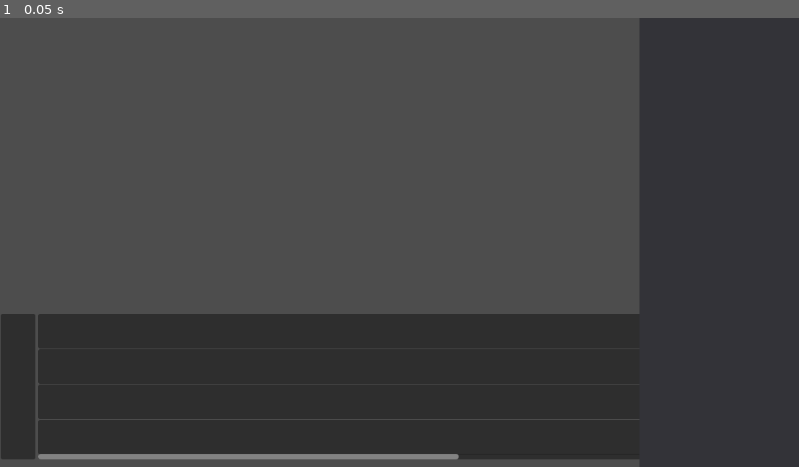
Above: before the commit, frame 1.
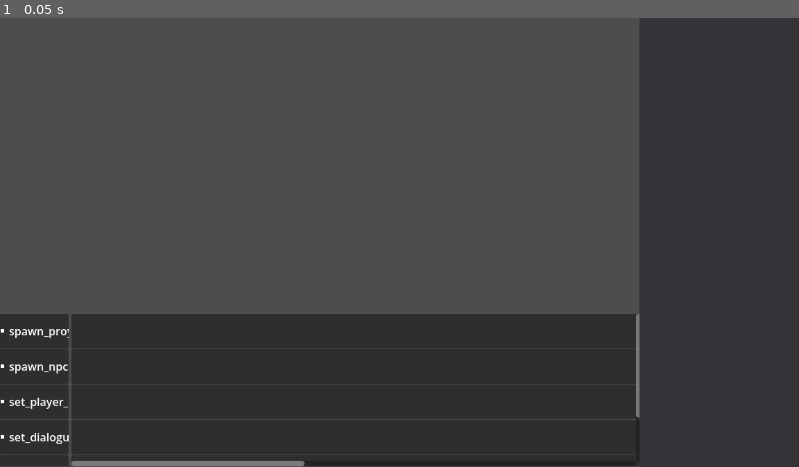
Above: after the commit, the same moment.

Repository: Greyber/Undertale-Like-Fight-Editor
Game: Godot game, scene res://scenes/editor_scenes/editor.tscn
The game is run twice, just before and just after one commit, with the same random seed, the same clock (stepped at 60 frames per second) and the same inputs. This scene is started directly instead of the project's main scene.
Inputs:
- Up to frame 1 (0.05 s): no input

The runs differ from the first frame. In frame 1, 2.3% of the frame differs, in the area x 0-81%, y 65-100%.

Commit message:
timeline and sidebar improved

Diff:
--- a/scenes/editor_scenes/editor.tscn
+++ b/scenes/editor_scenes/editor.tscn
@@ -24,6 +24,7 @@
 anchors_preset = 15
 anchor_right = 1.0
 anchor_bottom = 1.0
+offset_right = -0.39996338
 grow_horizontal = 2
 grow_vertical = 2
 color = Color(0.19934958, 0.19933736, 0.22148514, 1)
@@ -39,5 +40,5 @@
 layout_mode = 0
 offset_left = 1.0
 offset_top = 427.0
-offset_right = 1153.0
+offset_right = 923.0
 offset_bottom = 647.0
--- a/scenes/editor_scenes/event.tscn
+++ b/scenes/editor_scenes/event.tscn
@@ -7,3 +7,13 @@
 offset_right = 40.0
 offset_bottom = 40.0
 script = ExtResource("1_jc53j")
+
+[node name="Label" type="Label" parent="." unique_id=791540850]
+layout_mode = 1
+anchors_preset = 15
+anchor_right = 1.0
+anchor_bottom = 1.0
+grow_horizontal = 2
+grow_vertical = 2
+horizontal_alignment = 1
+vertical_alignment = 1
--- a/scenes/editor_scenes/text_input_field.tscn
+++ b/scenes/editor_scenes/text_input_field.tscn
@@ -26,7 +26,7 @@
 
 [node name="Label" type="Label" parent="VBoxContainer" unique_id=784837661]
 layout_mode = 2
-text = "Npc name"
+text = "Npc name:"
 
 [node name="LineEdit" type="LineEdit" parent="VBoxContainer" unique_id=310444276]
 layout_mode = 2
--- /dev/null
+++ b/scenes/editor_scenes/time_input_field.tscn
@@ -0,0 +1,39 @@
+[gd_scene format=3 uid="uid://dkhyix2m837c1"]
+
+[ext_resource type="Script" uid="uid://hw1c3wn4gwgu" path="res://scripts/editor_scripts/time_input_field.gd" id="1_70dh5"]
+
+[node name="TimeInputField" type="Control" unique_id=1341594398]
+z_index = 3
+custom_minimum_size = Vector2(0, 80)
+layout_mode = 3
+anchors_preset = 15
+anchor_right = 1.0
+anchor_bottom = 1.0
+offset_bottom = -568.0
+grow_horizontal = 2
+grow_vertical = 2
+script = ExtResource("1_70dh5")
+
+[node name="Panel" type="Panel" parent="." unique_id=513641302]
+layout_mode = 1
+anchors_preset = 15
+anchor_right = 1.0
+anchor_bottom = 1.0
+grow_horizontal = 2
+grow_vertical = 2
+
+[node name="VBoxContainer" type="VBoxContainer" parent="." unique_id=1535729203]
+layout_mode = 0
+offset_right = 105.0
+offset_bottom = 58.0
+
+[node name="Label" type="Label" parent="VBoxContainer" unique_id=1356383367]
+layout_mode = 2
+text = "Time:"
+
+[node name="SpinBox" type="SpinBox" parent="VBoxContainer" unique_id=1495209785]
+layout_mode = 2
+max_value = 1000.0
+step = 0.1
+
+[connection signal="value_changed" from="VBoxContainer/SpinBox" to="." method="_on_spin_box_value_changed"]
--- a/scenes/editor_scenes/time_line.tscn
+++ b/scenes/editor_scenes/time_line.tscn
@@ -3,24 +3,41 @@
 [ext_resource type="Script" uid="uid://cihvvk3iv6g3f" path="res://scripts/editor_scripts/time_line.gd" id="1_rd057"]
 
 [node name="TimeLine" type="Control" unique_id=558596005]
-custom_minimum_size = Vector2(1152, 220)
+custom_minimum_size = Vector2(922, 220)
 layout_mode = 3
 anchors_preset = 0
-offset_right = 1152.0
-offset_bottom = 40.0
+offset_right = 922.0
+offset_bottom = 220.0
 script = ExtResource("1_rd057")
 
 [node name="HBoxContainer" type="HBoxContainer" parent="." unique_id=249793460]
-custom_maximum_size = Vector2(1152, -1)
-layout_mode = 0
-offset_right = 1152.0
-offset_bottom = 210.0
+layout_mode = 1
+anchors_preset = 15
+anchor_right = 1.0
+anchor_bottom = 1.0
+offset_left = -2.0
+offset_right = 278.0
+grow_horizontal = 2
+grow_vertical = 2
 
-[node name="Control" type="Control" parent="HBoxContainer" unique_id=321599676]
-custom_minimum_size = Vector2(50, 200)
+[node name="SideBar" type="ScrollContainer" parent="HBoxContainer" unique_id=279927684]
+custom_minimum_size = Vector2(100, 0)
+layout_mode = 2
+horizontal_scroll_mode = 3
+vertical_scroll_mode = 3
+
+[node name="VBoxContainer" type="VBoxContainer" parent="HBoxContainer/SideBar" unique_id=1502835201]
+layout_mode = 2
+size_flags_horizontal = 3
+size_flags_vertical = 3
+theme_override_constants/separation = 1
+
+[node name="Panel" type="Panel" parent="HBoxContainer/SideBar/VBoxContainer" unique_id=1263553413]
+visible = false
+custom_minimum_size = Vector2(0, 50)
 layout_mode = 2
 
-[node name="Panel" type="Panel" parent="HBoxContainer/Control" unique_id=1532293887]
+[node name="HBoxContainer" type="HBoxContainer" parent="HBoxContainer/SideBar/VBoxContainer/Panel" unique_id=1326777226]
 layout_mode = 1
 anchors_preset = 15
 anchor_right = 1.0
@@ -28,10 +45,27 @@
 grow_horizontal = 2
 grow_vertical = 2
 
-[node name="ScrollContainer" type="ScrollContainer" parent="HBoxContainer" unique_id=2012849604]
-custom_minimum_size = Vector2(1098, 0)
+[node name="CenterContainer" type="CenterContainer" parent="HBoxContainer/SideBar/VBoxContainer/Panel/HBoxContainer" unique_id=853643712]
+custom_minimum_size = Vector2(10, 0)
 layout_mode = 2
 
-[node name="VBoxContainer" type="VBoxContainer" parent="HBoxContainer/ScrollContainer" unique_id=1864502148]
+[node name="ColorRect" type="ColorRect" parent="HBoxContainer/SideBar/VBoxContainer/Panel/HBoxContainer/CenterContainer" unique_id=372704557]
+custom_minimum_size = Vector2(5, 5)
+layout_mode = 2
+
+[node name="Label" type="Label" parent="HBoxContainer/SideBar/VBoxContainer/Panel/HBoxContainer" unique_id=1198703497]
+layout_mode = 2
+size_flags_horizontal = 3
+size_flags_vertical = 1
+text = "Test"
+vertical_alignment = 1
+clip_text = true
+text_direction = 1
+
+[node name="TimeLineInner" type="ScrollContainer" parent="HBoxContainer" unique_id=2012849604]
+custom_minimum_size = Vector2(822, 0)
+layout_mode = 2
+
+[node name="VBoxContainer" type="VBoxContainer" parent="HBoxContainer/TimeLineInner" unique_id=1864502148]
 layout_mode = 2
 theme_override_constants/separation = 1
--- a/scripts/editor_scripts/editor_main.gd
+++ b/scripts/editor_scripts/editor_main.gd
@@ -2,10 +2,18 @@
 
 var text_input_field_scene : PackedScene = preload("res://scenes/editor_scenes/text_input_field.tscn")
 var vector2_input_field_scene : PackedScene = preload("res://scenes/editor_scenes/vector_2_input_field.tscn")
+var time_input_scene : PackedScene = preload("res://scenes/editor_scenes/time_input_field.tscn")
+
 func _ready() -> void:
 	EventManager.ON_SELECTED_EVENT_EDITOR.connect(handle_selected_event)
 
 func handle_selected_event(event):
+	for child in $AtributesMenu/VBoxContainer.get_children():
+		child.queue_free()
+	var time_input = time_input_scene.instantiate()
+	time_input.target = event
+	time_input.set_value(event.time)
+	$AtributesMenu/VBoxContainer.add_child(time_input)
 	for property in event.data:
 		if property['type'] == "text":
 			var text_input = text_input_field_scene.instantiate()
--- a/scripts/editor_scripts/event.gd
+++ b/scripts/editor_scripts/event.gd
@@ -12,3 +12,8 @@
 func _gui_input(event: InputEvent) -> void:
 	if Input.is_action_just_pressed("click"):
 		EventManager.ON_SELECTED_EVENT_EDITOR.emit(self)
+
+func set_time(_time: float) -> void:
+	position.x = _time * 100
+	time = _time
+	$Label.text = str(time)
--- /dev/null
+++ b/scripts/editor_scripts/time_input_field.gd
@@ -0,0 +1,9 @@
+extends Control
+
+var target : Event
+
+func _on_spin_box_value_changed(value: float) -> void:
+	target.set_time(value)
+
+func set_value(_value) -> void:
+	$VBoxContainer/SpinBox.value = _value
--- a/scripts/editor_scripts/time_line.gd
+++ b/scripts/editor_scripts/time_line.gd
@@ -16,30 +16,56 @@
 
 var EVENT_DATA_FORM  : Dictionary = {
 	Globals.EventTypes.SPAWN_PROYECTILE:{
-		"position": Vector2.ZERO
+		"label" : "spawn_proyectile",
+		"properties": [{"name":"npc_position","type": "Vector2", "value":Vector2.ZERO}]
 	},
 	Globals.EventTypes.SPAWN_NPC:{
+		"label": "spawn_npc",
 		"properties": [{"name":"npc_name","type": "text", "value":""}, {"name":"npc_position","type": "Vector2", "value":Vector2.ZERO}]
+	},
+	Globals.EventTypes.SET_PLAYER_POSITION:{
+		"label": "set_player_position",
+		"properties": [{"name":"player_position","type": "Vector2", "value":Vector2.ZERO}]
+	},
+	Globals.EventTypes.SET_DIALOGUE_POSITION:{
+		"label": "set_dialogue_position",
+		"properties": [{"name":"dialogue_position","type": "Vector2", "value":Vector2.ZERO}]
+	},
+	Globals.EventTypes.WRITE_DIALOGUE:{
+		"label": "write_dialogue",
+		"properties": [{"name":"dialogue_content","type": "text", "value":""}]
+	},
+	Globals.EventTypes.CHANGE_ARENA:{
+		'label':"change_area",
+		"properties": [{"name":"arena_position","type": "Vector2", "value":Vector2.ZERO}, {"name":"arena_size","type": "Vector2", "value":Vector2.ZERO}]
 	}
 }
 
+var index_to_event_type : Dictionary = {}
+
 func _ready() -> void:
 	create_lines()
+	create_side_bar()
+
+func _process(_delta: float) -> void:
+	$HBoxContainer/SideBar.scroll_vertical = $HBoxContainer/TimeLineInner.scroll_vertical
 
 func _input(event: InputEvent) -> void:
 	if event is InputEventMouseButton and event.double_click:
 		add_event(event.position)
 
 func add_event(_position : Vector2) -> void:
-	var line_index : int = int((_position.y - position.y)/ LINE_H)
-	var line : Container = $HBoxContainer/ScrollContainer/VBoxContainer.get_children()[line_index]
-	var event : Event = Event.new()
+	var mpos_relative = _position.x - $HBoxContainer/TimeLineInner.position.x + $HBoxContainer/TimeLineInner.scroll_horizontal
+	var line_index : int = int((_position.y - position.y + $HBoxContainer/TimeLineInner.scroll_vertical)/ LINE_H)
+	if line_index < 0: return
+	var line : Container = $HBoxContainer/TimeLineInner/VBoxContainer.get_children()[line_index]
+	var event : Event = event_scene.instantiate()
 	event.id = id_increment
 	id_increment += 1
-	event.time = _position.x / 100
-	event.type = Globals.EventTypes.SPAWN_NPC
+	event.set_time(mpos_relative / 100)
+	event.type = index_to_event_type[line_index]
 	event.data = EVENT_DATA_FORM[event.type]['properties'].duplicate()
-	event.position = Vector2(_position.x - $HBoxContainer/ScrollContainer.position.x + $HBoxContainer/ScrollContainer.scroll_horizontal, 0)
+	Globals.event_just_created = true
 	line.add_child(event)
 
 func update_events_local_positions() -> void:
@@ -59,11 +85,25 @@
 func local_to_global(value : float) -> float:
 	return (value + offset) / zoom
 
+func create_side_bar() -> void:
+	var _i : int = 0
+	for event in EVENT_DATA_FORM.values():
+		var panel_template : Panel = $HBoxContainer/SideBar/VBoxContainer/Panel
+		var new_panel = panel_template.duplicate()
+		new_panel.visible = true
+		new_panel.get_node("HBoxContainer/Label").text = event['label']
+		$HBoxContainer/SideBar/VBoxContainer.add_child(new_panel)
+		_i += 1
+	$HBoxContainer/SideBar/VBoxContainer.custom_minimum_size.y = 6 * LINE_H + 5 * 5 + 10
+
 func create_lines() -> void:
-	for i in range(4):
+	var i : int = 0
+	for event in EVENT_DATA_FORM.keys():
 		var container : Container = Container.new()
 		var panel : Panel = Panel.new()
 		container.custom_minimum_size = Vector2(LINE_W, LINE_H)
 		panel.custom_minimum_size = container.custom_minimum_size
 		container.add_child(panel)
-		$HBoxContainer/ScrollContainer/VBoxContainer.add_child(container)
+		$HBoxContainer/TimeLineInner/VBoxContainer.add_child(container)
+		index_to_event_type[i] = event
+		i += 1
--- a/scripts/globals.gd
+++ b/scripts/globals.gd
@@ -17,6 +17,7 @@
 	JUMP_IF_ANSWER
 }
 
+var event_just_created = false
 var arena_size : Vector2
 var arena_position : Vector2
 var player : CharacterBody2D
Not shown, added: scripts/editor_scripts/time_input_field.gd.uid
